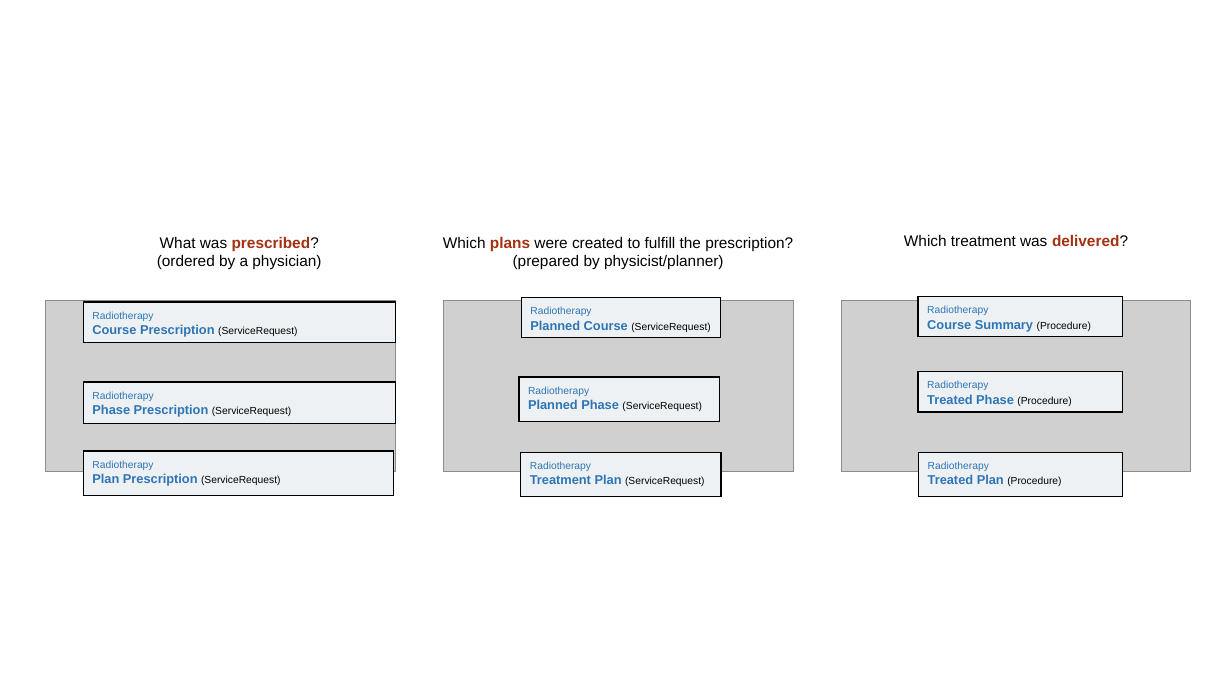
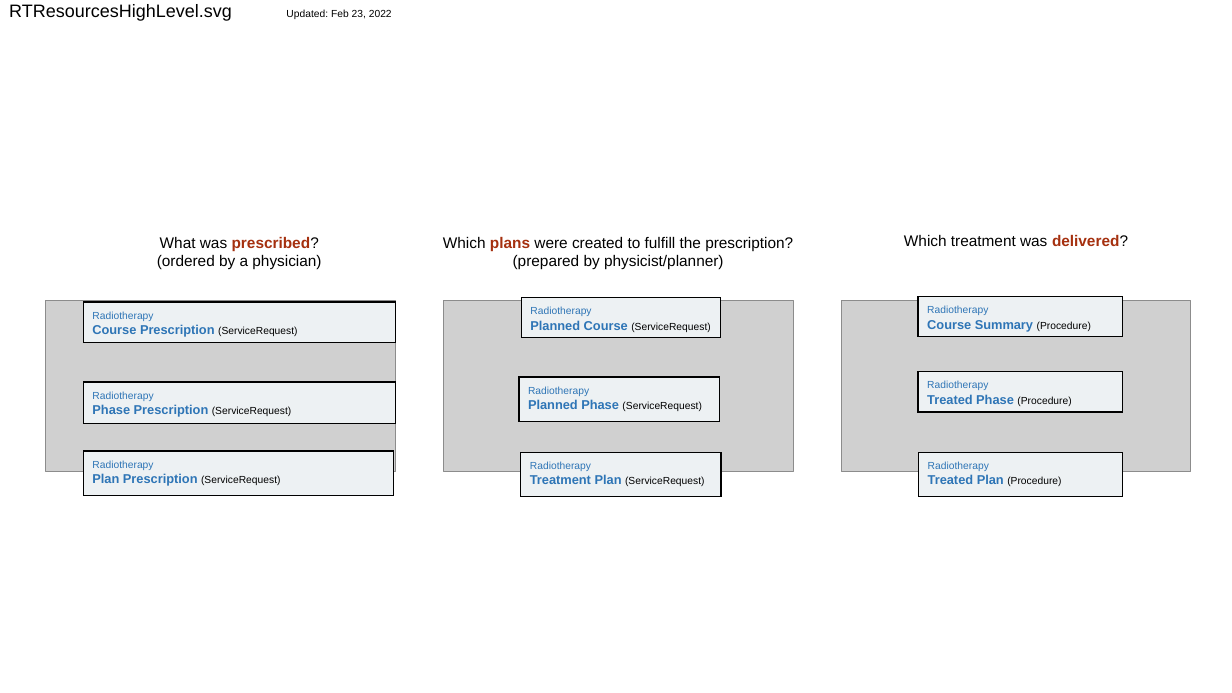
Before and after one commit to HL7/codex-radiation-therapy, a slide deck: slide 2 of input/images-source/RTResourcesOverview.pptx. Drawn at 1232x693 pixels with LibreOffice and Linux fonts; fonts in the diff are those of the drawing; grey boxes stand for pictures. Boxes give left, top, right and bottom in pixels: in the first picture for what was removed or moved away, otherwise in the second. Text is boxed around its words. In the diff, an @@ line names an element or a change of style, - is before the commit and + after.

Commit message:
added plan level

```diff
--- a/input/images-source/RTResourcesOverview.pptx
+++ b/input/images-source/RTResourcesOverview.pptx
@@ text added at [9, 4, 392, 21], 14 pt, text #000000 @@
+RTResourcesHighLevel.svg Updated: Feb 23, 2022
```
Also in this commit, not shown: 1 slide added, 10 other files.
